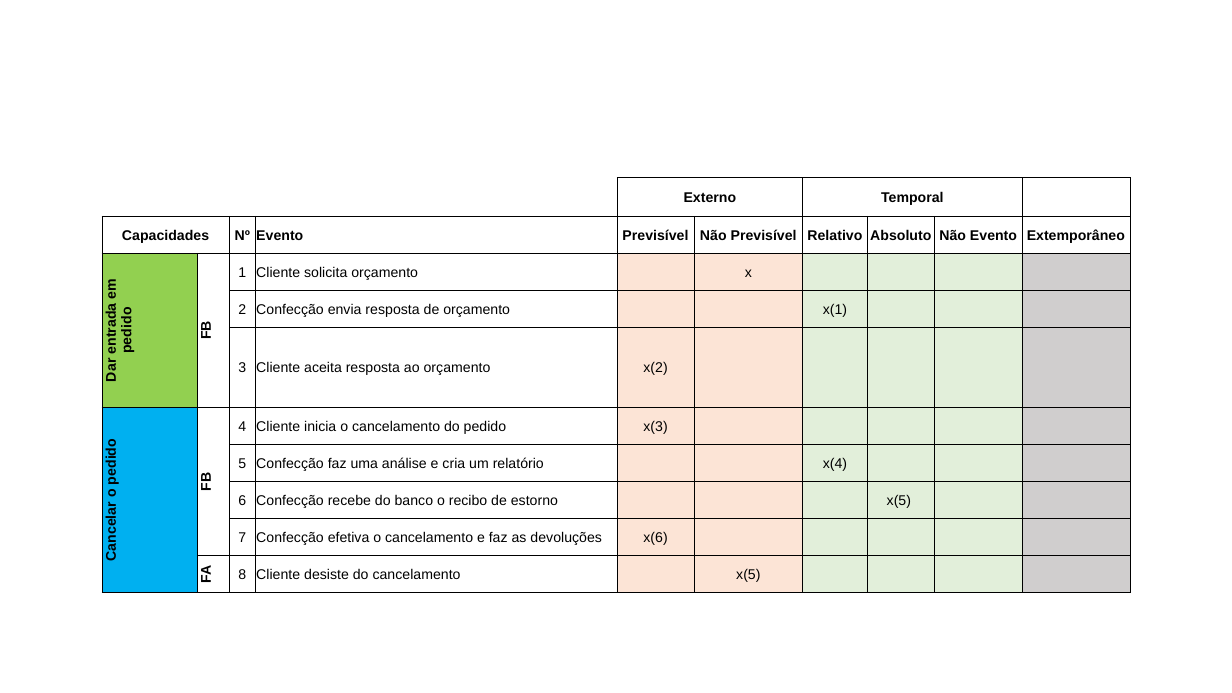
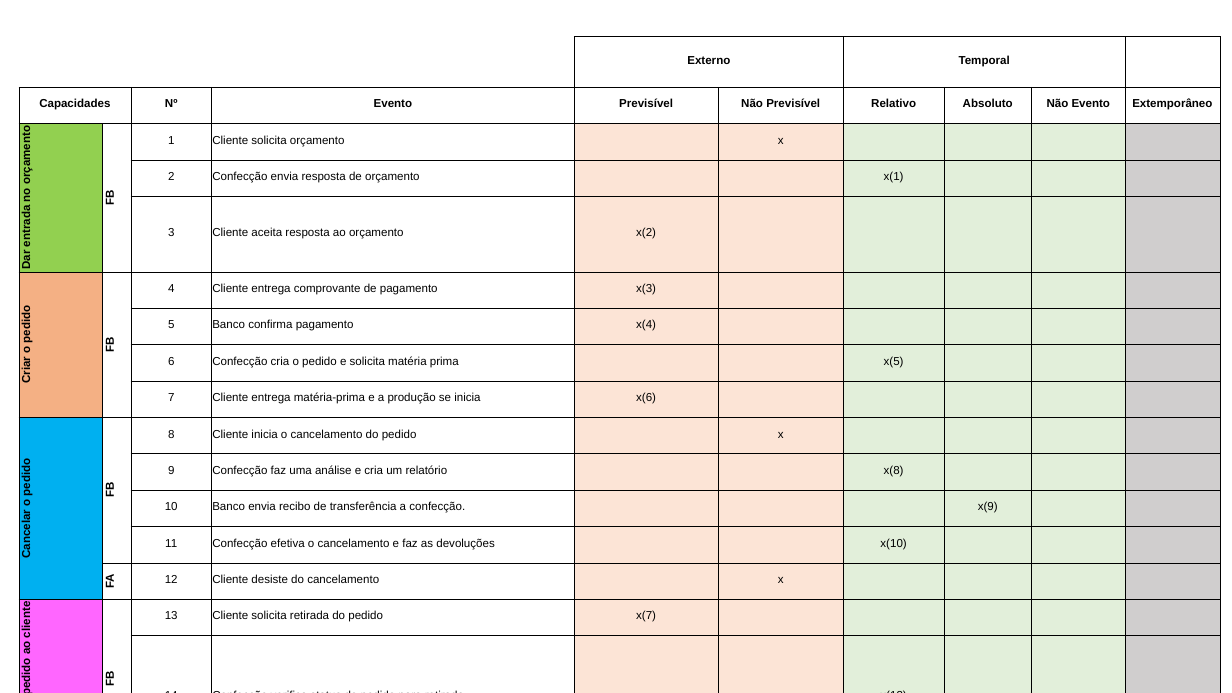
Before and after one commit to cferreiras/ARTEFATOS-ENIAC, a slide deck: slide 1 of 17. Análise dos Eventos para cada Cenário.pptx. Drawn at 1232x693 pixels with LibreOffice and Linux fonts; fonts in the diff are those of the drawing. Boxes give left, top, right and bottom in pixels: in the first picture for what was removed or moved away, otherwise in the second. Text is boxed around its words. In the diff, an @@ line names an element or a change of style, - is before the commit and + after.

```diff
--- a/17. Análise dos Eventos para cada Cenário.pptx
+++ b/17. Análise dos Eventos para cada Cenário.pptx
@@ table at bbox=[18, 37, 1222, 690] @@
-row 4, column 1: Dar entrada em pedido
+row 4, column 1: Dar entrada no orçamento
-row 7: Cancelar o pedido | FB | 4 | Cliente inicia o cancelamento do pedido | x(3) |  |  |  |  | 
-row 8:  |  | 5 | Confecção faz uma análise e cria um relatório |  |  | x(4) |  |  | 
-row 9:  |  | 6 | Confecção recebe do banco o recibo de estorno |  |  |  | x(5) |  | 
-row 10:  |  | 7 | Confecção efetiva o cancelamento e faz as devoluções | x(6) |  |  |  |  | 
-row 11:  | FA | 8 | Cliente desiste do cancelamento |  | x(5) |  |  |  | 
+row 7: Criar o pedido | FB | 4 | Cliente entrega comprovante de pagamento | x(3) |  |  |  |  | 
+row 8:  |  | 5 | Banco confirma pagamento | x(4) |  |  |  |  | 
+row 9:  |  | 6 | Confecção cria o pedido e solicita matéria prima |  |  | x(5) |  |  | 
+row 10:  |  | 7 | Cliente entrega matéria-prima e a produção se inicia | x(6) |  |  |  |  | 
+row 11: Cancelar o pedido | FB | 8 | Cliente inicia o cancelamento do pedido |  | x |  |  |  | 
+row 12:  |  | 9 | Confecção faz uma análise e cria um relatório |  |  | x(8) |  |  | 
+row 13:  |  | 10 | Banco envia recibo de transferência a confecção. |  |  |  | x(9) |  | 
+row 14:  |  | 11 | Confecção efetiva o cancelamento e faz as devoluções |  |  | x(10) |  |  | 
+row 15:  | FA | 12 | Cliente desiste do cancelamento |  | x |  |  |  | 
+row 16: Entregar o pedido ao cliente | FB | 13 | Cliente solicita retirada do pedido | x(7) |  |  |  |  | 
+row 17:  |  | 14 | Confecção verifica status do pedido para retirada |  |  | x(13) |  |  | 
@@ table: place and size @@
-table at bbox=[102, 177, 1131, 586]
+table at bbox=[18, 37, 1222, 690]
```
Also in this commit, not shown: 18 other files.
